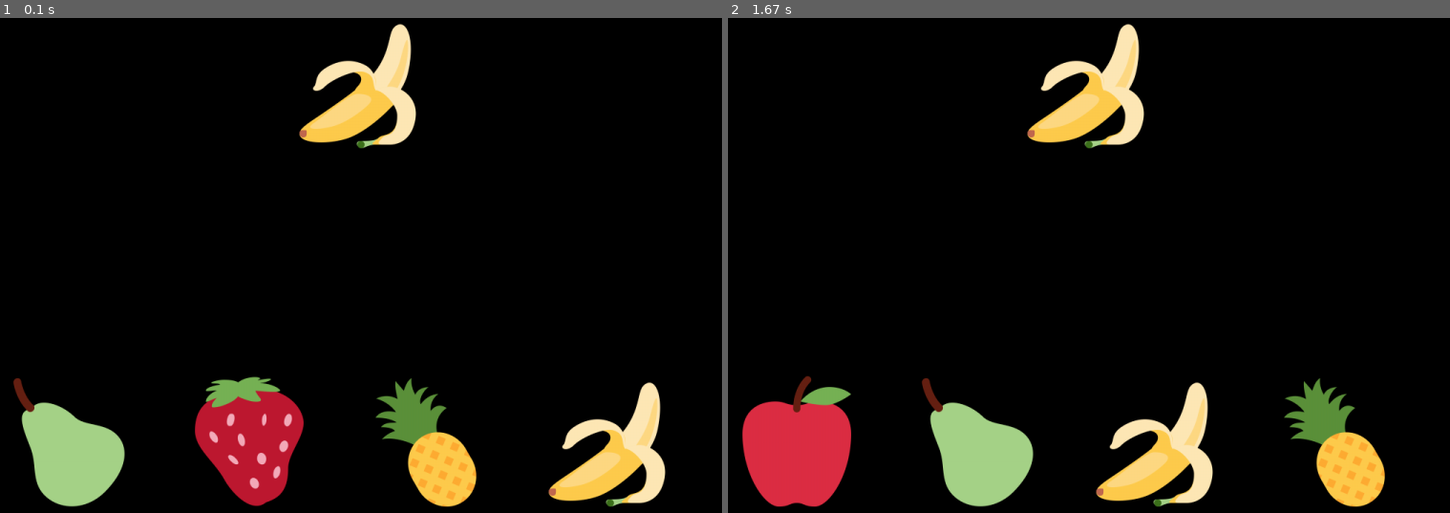
Above: before the commit, frames 1-2 (left to right).
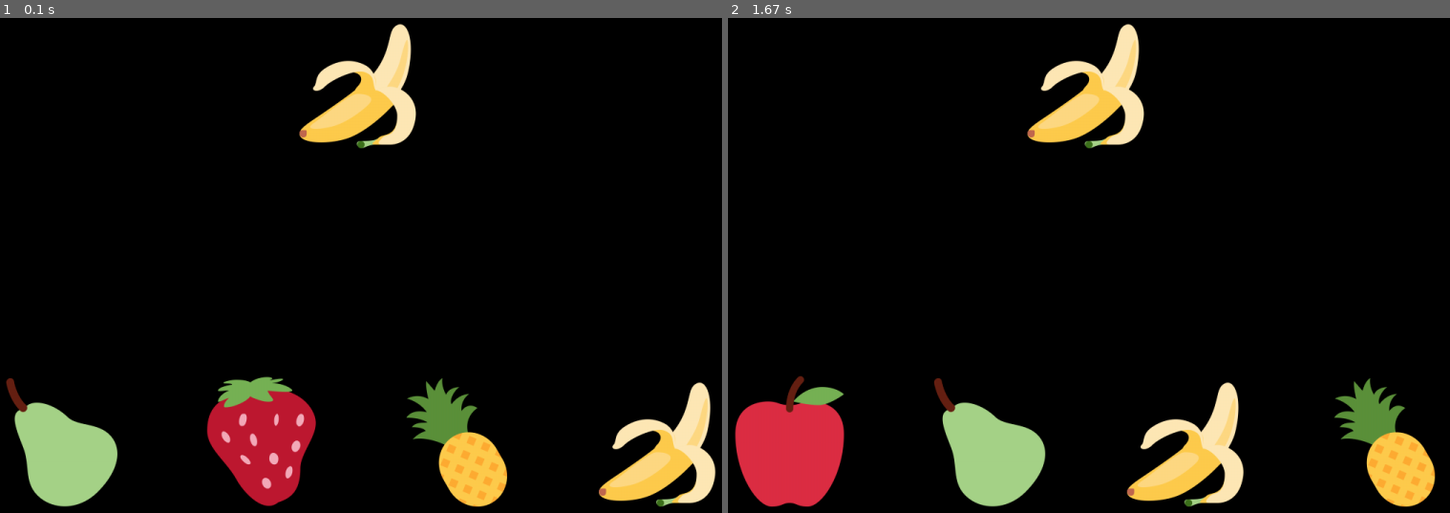
Above: after the commit, the same moments.

Repository: ihouwat/pygame-learning
Game: pygame game, started from 005_same_again/main.py
The game is run twice, just before and just after one commit, with the same random seed, the same clock (stepped at 60 frames per second) and the same inputs.
Inputs (mouse positions are in pixels of both pictures, inside the frame that each line leads up to):
- Up to frame 1 (0.1 s): no input
- Up to frame 2 (1.67 s): click (1385, 443) at 0.38 s

The runs differ from the first frame. In frame 1, 7.7% of the frame differs, in the area x 0-100%, y 72-99%; in frame 2, 7.9%, in the area x 0-99%, y 72-99%.

Commit message:
Refactor renderer class and game class

Diff:
--- a/005_same_again/main.py
+++ b/005_same_again/main.py
@@ -18,9 +18,9 @@
 
 # PERHAPS MOVE TO SOME LEVEL MANAGER CLASS AND WE MIGHT NOT NEED THE GLOBALS AND AS MUCH LOGIC
 # - Some class or method to generate puzzles (items and target item). Keep in mind that the puzzle might be different by level
-# - Some class to manage renders (render sprites, update them, destroy them)
 # - Some class to manage user input
-# - Some class to manage levels and score
+# - DONE - Renderer ClassSome class to manage renders (render sprites, update them, destroy them)
+# - DONE - Game class: Some class to manage levels and score
 
 class SpriteHandler:
 
@@ -57,10 +57,17 @@
     self.display_surface = pygame.display.set_mode((SCREEN_WIDTH, SCREEN_HEIGHT))
     pygame.display.set_caption("Same Again")
 
-  def position_items_group(self, items: Group) -> None:
-    x = 96
+  def update_screen(self, items: Group, matched_item: Sprite) -> None:
+    self.arrange_items(items)
+    self.render_screen(items, matched_item)
+
+  def arrange_items(self, items: Group) -> None:
+    total_items_width = sum(item.rect.width for item in items)
+    # subtract total items width from screen width and divide by number of items + 1 to distribute spacing evenly between items
+    spacing = (SCREEN_WIDTH - total_items_width) / (len(items) + 1)
+    x = spacing
     y = SCREEN_HEIGHT - 300
-    spacing = 60
+
     for item in items:
       item.update_rect(x, y)
       x += item.rect.width + spacing
@@ -80,7 +87,7 @@
   def __str__(self) -> str:
     return f'Level Manager for level {self.level}'
 
-  def generate_puzzle(self, items_group: Group) -> None:
+  def generate_puzzle(self) -> None:
     ...
 
 class ItemLevel(Level):
@@ -88,10 +95,9 @@
     super().__init__(level, max_score)
     self.description = 'Match a colored image to another image in a list of images'
 
-  # REFACTOR: THIS FUNCTION IS REDUNDANT, AND IT IS BOTH RESETTING AND GENERATING SPRITES.
-  def generate_puzzle(self, items_group: Group) -> None:
+  # REFACTOR: THIS FUNCTION IS REDUNDANT
+  def generate_puzzle(self) -> None:
     print('generating puzzle for level 1')
-    SpriteHandler.reset_sprite_group(items_group)
     new_group = SpriteHandler.create_items_group(list_of_items=game_items, max_number=4)
     item_to_match = SpriteHandler.pick_item_to_match(new_group)
     return item_to_match, new_group
@@ -101,9 +107,8 @@
     super().__init__(level, max_score)
     self.description = 'Match a grayscale image to another image in a list of grayscale images'
 
-  def generate_puzzle(self, items_group: Group) -> None:
+  def generate_puzzle(self) -> None:
     print('generating puzzle for level 2')
-    SpriteHandler.reset_sprite_group(items_group)
     new_group = SpriteHandler.create_items_group(list_of_items=game_items, max_number=4)
     item_to_match = SpriteHandler.pick_item_to_match(new_group)
 
@@ -132,10 +137,9 @@
     self.matched_item: Item = None
     self.renderer: Renderer = renderer
 
-  def start(self) -> None:
     self.create_puzzle()
 
-  # ADD TO EVENT HANDLING CLASS????
+  # ADD TO EVENT HANDLING CLASS OR RENDERER CLASS????
   def check_match(self, items: Group, matched_item: Sprite, coordinates) -> bool:
     selected_item = [sprite for sprite in items if sprite.rect.collidepoint(coordinates)]
     print('selected item: ', selected_item )
@@ -146,17 +150,15 @@
     return False
 
   def process_point_gain(self) -> None:
-    """ Increments points, resets screen, and levels up if necessary """
+    """ Increments points and levels up if the max score is reached. """
 
     self.score = self.increment_score(self.score)
     print('updated score: ', self.score)
 
-    # REDUNDANT CODE WITH RESETTING AND GENERATING PUZZLES.
     if self.score < self.current_level.max_score:
       self.create_puzzle()
     else:
       self.level_up()
-      self.create_puzzle()
 
   def increment_score(self, score: int) -> int:
     return score + 1
@@ -166,11 +168,12 @@
     self.level_number += 1
     self.score = 0
     self.current_level = self.levels[self.level_number - 1]
+    self.create_puzzle()
 
   def create_puzzle(self) -> None:
-    self.matched_item, self.items = self.current_level.generate_puzzle(self.items)
-    self.renderer.position_items_group(self.items)
-    self.renderer.render_screen(self.items, self.matched_item)
+    SpriteHandler.reset_sprite_group(self.items)
+    self.matched_item, self.items = self.current_level.generate_puzzle()
+    self.renderer.update_screen(self.items, self.matched_item)
 
   def quit():
     """
@@ -186,7 +189,6 @@
         ]
 renderer = Renderer()
 game = Game(renderer=renderer, levels=levels)
-game.start()
 
 while 1:
   for event in pygame.event.get():
